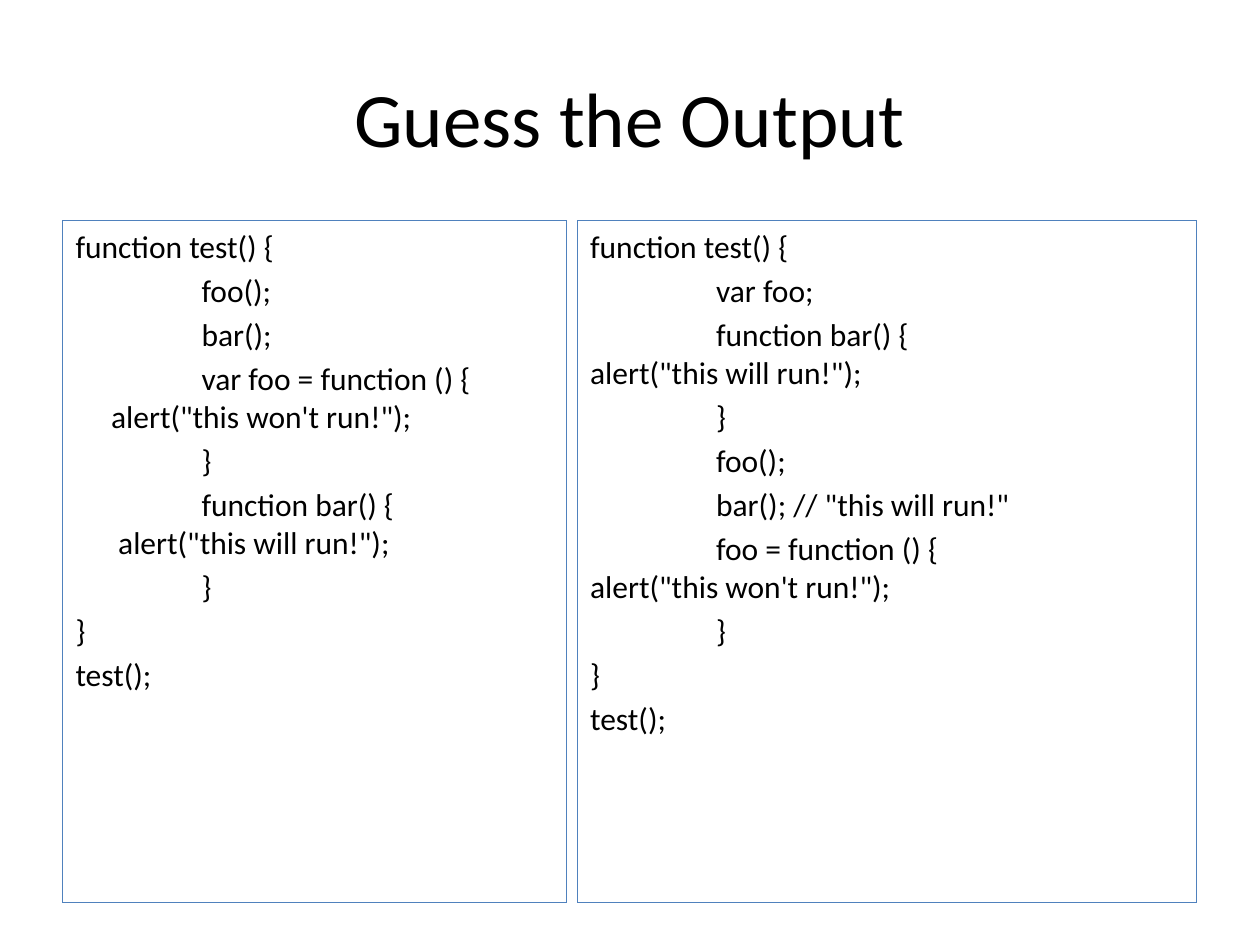
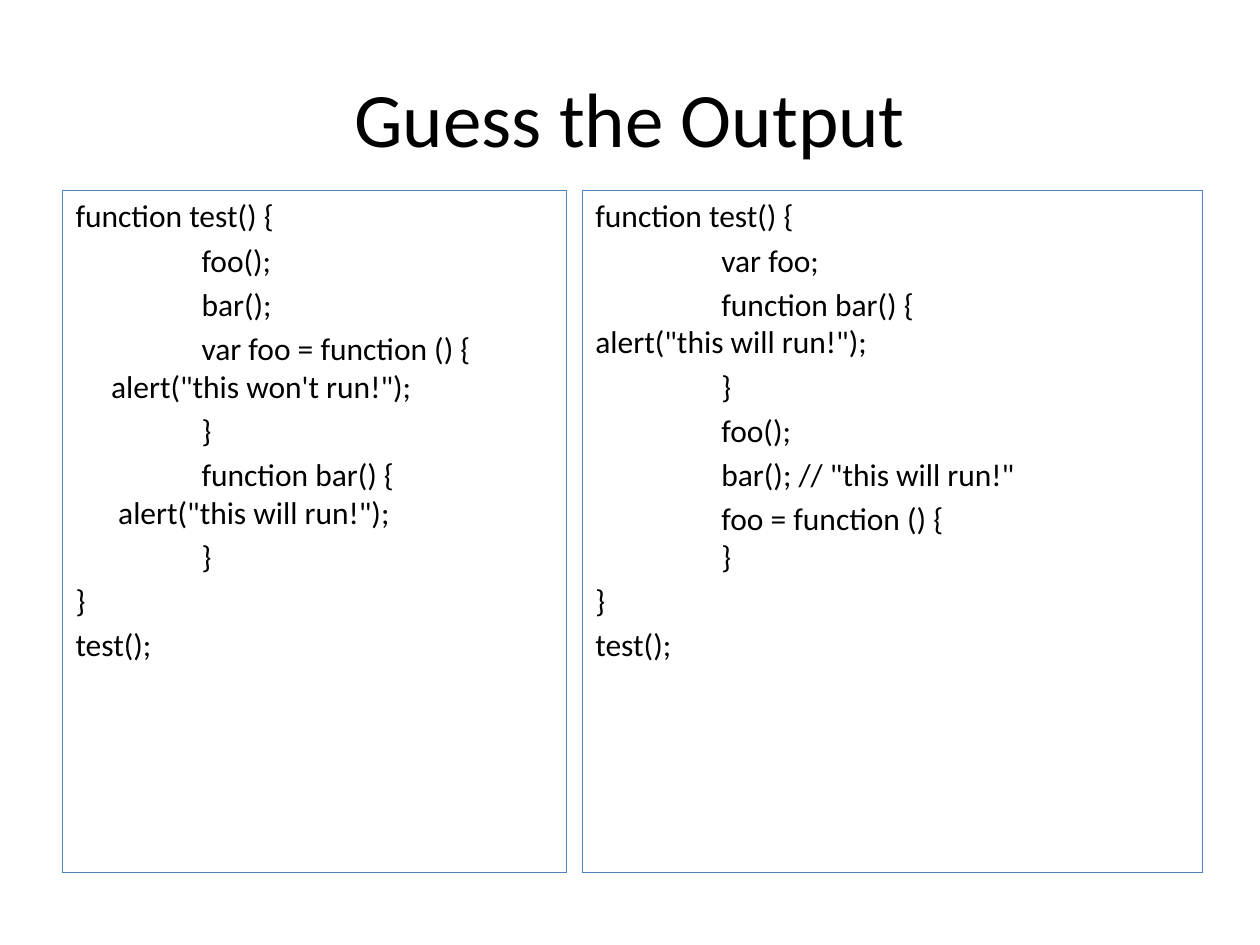
Before and after one commit to neoashraf/JS-Docs-Tuts-Assignment-, a slide deck: slide 30 of Class 1/Browser and JavaScript.pptx. Drawn at 1260x945 pixels with LibreOffice and Linux fonts; fonts in the diff are those of the drawing. Boxes give left, top, right and bottom in pixels: in the first picture for what was removed or moved away, otherwise in the second. Text is boxed around its words. In the diff, an @@ line names an element or a change of style, - is before the commit and + after.

```diff
--- a/Class 1/Browser and JavaScript.pptx
+++ b/Class 1/Browser and JavaScript.pptx
@@ rectangle "function test() {": place and size @@
-rectangle "function test() {" at box(63, 220, 567, 903)
+rectangle "function test() {" at box(63, 190, 567, 873)
@@ text "function test() {": place and size @@
-text "function test() {" at box(577, 220, 1197, 903)
+text "function test() {" at box(582, 190, 1202, 873)
@@ text at box(721, 508, 900, 531): text changed @@
-foo = function () { alert("this won't run!");
-}
+foo = function () { }
```
Also in this commit, not shown: 1 other file.
